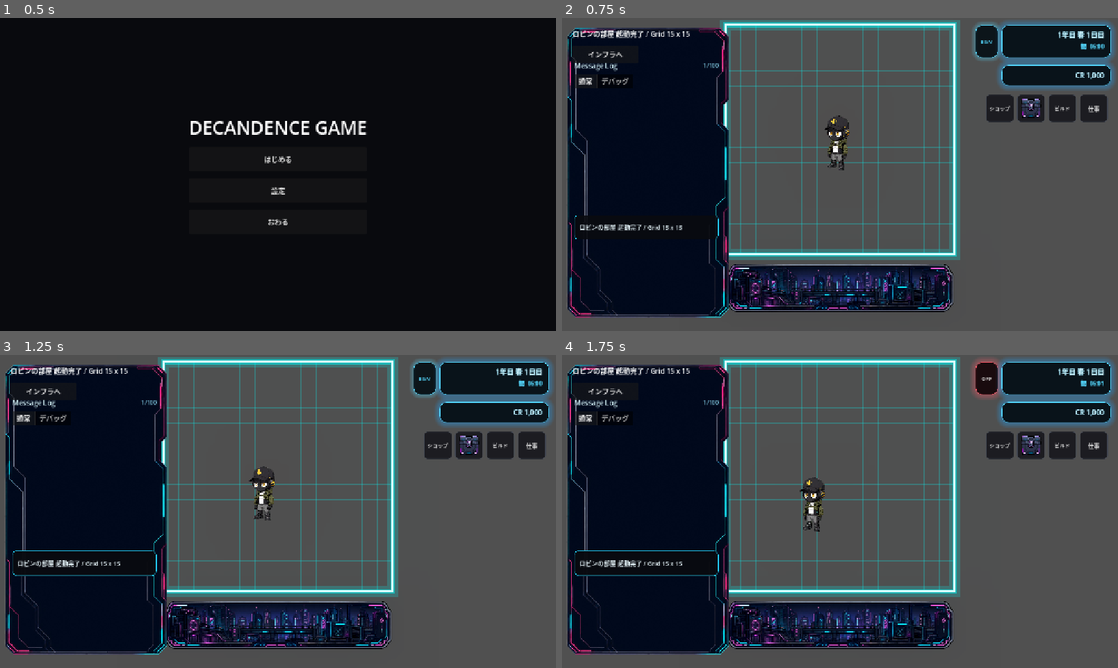
Above: before the commit, frames 1-4 (two rows, left to right).
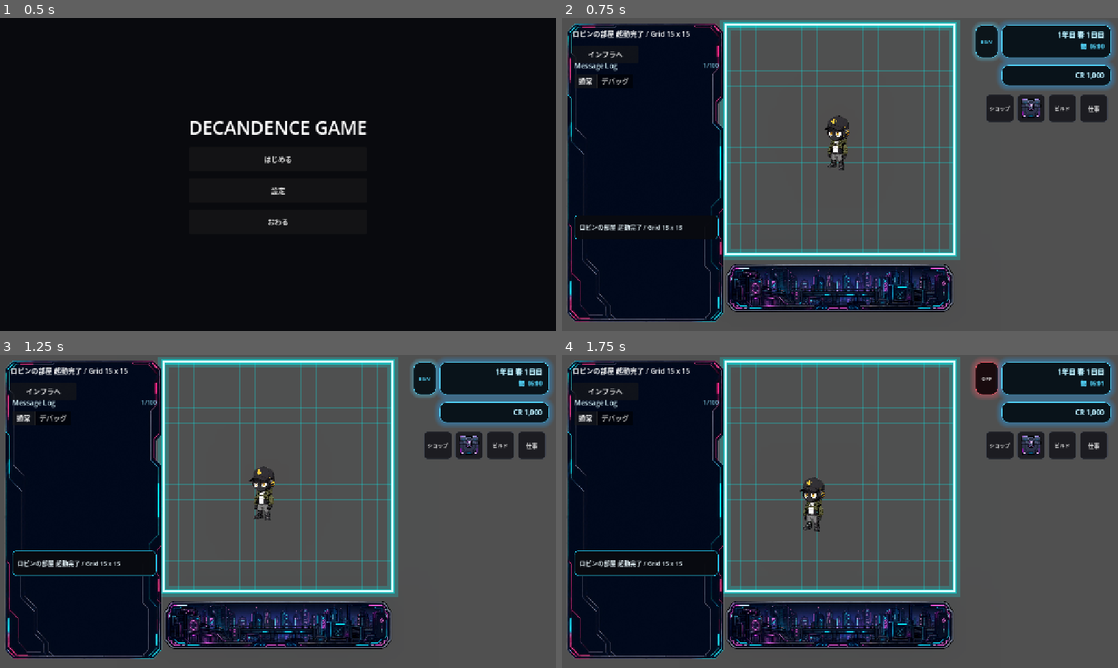
Above: after the commit, the same moments.

Repository: grimoire1089-coder/optimistic
Game: Godot game, scene res://Scenes/Boot/TitleScene.tscn
The game is run twice, just before and just after one commit, with the same random seed, the same clock (stepped at 60 frames per second) and the same inputs. Sound files missing from this copy of the repository are replaced by a short silence.
Inputs:
- Up to frame 1 (0.5 s): no input
- Up to frame 2 (0.75 s): click "はじめる" at 0.5 s
- Up to frame 3 (1.25 s): no input
- Up to frame 4 (1.75 s): click "BGM" at 1.25 s

Frame 1 is identical in both runs. In frame 2, 2.9% of the frame differs, in the area x 1-30%, y 1-98%; in frame 3, 2.9%; in frame 4, 2.9%.

Commit message:
Tighten left background panel bounds

Diff:
--- a/Scenes/Main/MainScene.tscn
+++ b/Scenes/Main/MainScene.tscn
@@ -59,12 +59,12 @@
 anchors_preset = 0
 offset_left = 8.0
 offset_top = 8.0
-offset_right = 388.0
+offset_right = 376.0
 offset_bottom = 704.0
 mouse_filter = 2
 texture = ExtResource("18_left_panel_bg")
 expand_mode = 1
-stretch_mode = 5
+stretch_mode = 0
 
 [node name="DebugLabel" type="Label" parent="CanvasLayer" unique_id=210733485]
 offset_left = 24.0
